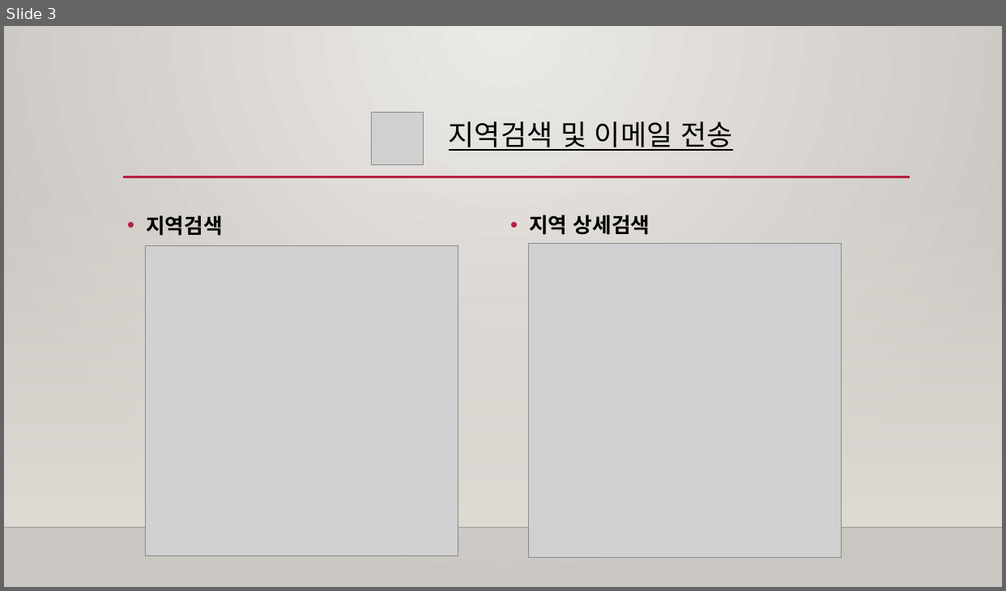
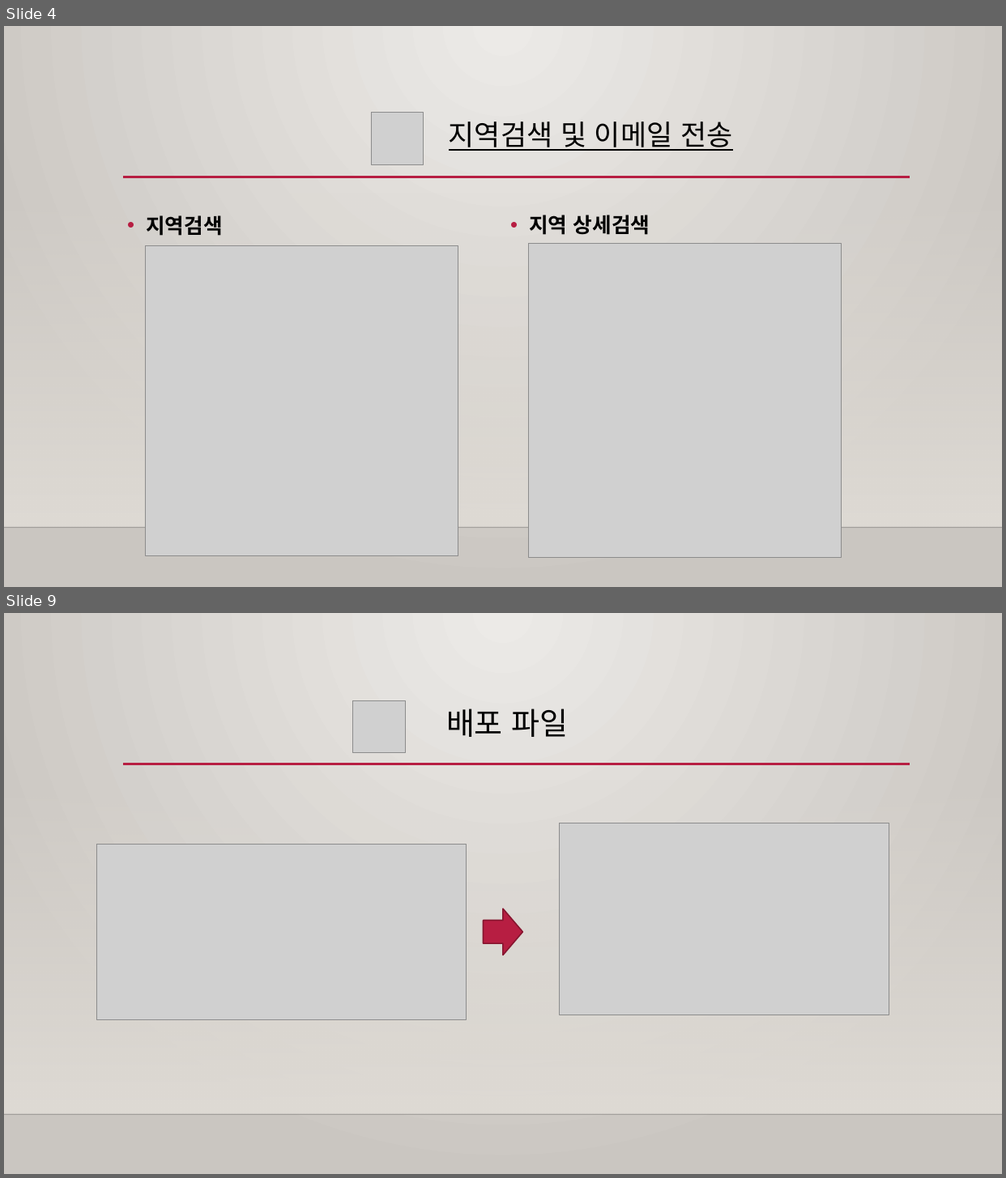
Before and after one commit to changgeunjoe/scriptLang, a slide deck: 프로젝트 발표자료/스크립트 언어 기말 발표.pptx. Shown one above the other, each under a label of ours: slide 3 before the commit, slides 4 and 9 after it; the slides between them are not shown. The pictures are 1006x591 and 1006x1178 pixels, drawn with LibreOffice and Linux fonts; fonts in the diff are those of the drawing; grey boxes stand for pictures; background and template pictures are left out. Boxes give left, top, right and bottom in pixels: in the first picture for what was removed or moved away, otherwise in the second. Text is boxed around its words. In the diff, an @@ line names an element or a change of style, - is before the commit and + after.

```diff
--- a/프로젝트 발표자료/스크립트 언어 기말 발표.pptx
+++ b/프로젝트 발표자료/스크립트 언어 기말 발표.pptx
@@ slide 9 added at [4, 613, 1002, 1174], background gradient #ECEAE7 to #CAC7C1; not listed: 3 template elements that a slide beside it also shows @@
@@ picture added at [353, 700, 405, 753] @@
@@ text added at [446, 709, 569, 737], 29.6 pt, text #000000 @@
+배포 파일
@@ picture added at [560, 824, 889, 1015] @@
@@ picture added at [97, 845, 466, 1020] @@
@@ right arrow added at [484, 909, 522, 955], fill #B71E42, outline #871631 1.25 pt @@
@@ what was slide 3 is now slide 4 @@
```
Also in this commit, not shown: 3 slides changed, 4 other slides added, 1 slide removed, 2 other files.
